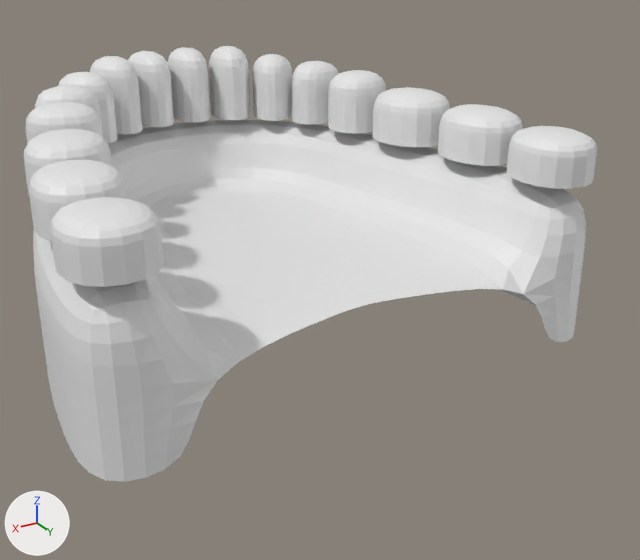
Before and after pictures for a commit that changed the Blender file humanMale.blend.
Rendered twice from a camera (50 mm lens) standing at (0.817, 1.176, 0.539) and looking at (-0.041, -0.254, -0.176). The lights are fixed; the arrows at lower left show +X, +Y and +Z.

Script lines for the objects in view, before the commit:
```python
me_cylinder_002 = bpy.data.meshes.new('Cylinder.002')
me_cylinder_002.from_pydata(...)  # 158 vertices, 121 faces; spans x 0.0..0.54, y -1.0..0.049, z -0.3..0.21
ob_cylinder = bpy.data.objects.new('Cylinder', me_cylinder_002)
ob_cylinder.location = (0.0, 0.0, 0.0)
_m = ob_cylinder.modifiers.new('Mirror', 'MIRROR')
_m.use_clip = True
_m = ob_cylinder.modifiers.new('Subsurf', 'SUBSURF')
_m.levels = 2
```
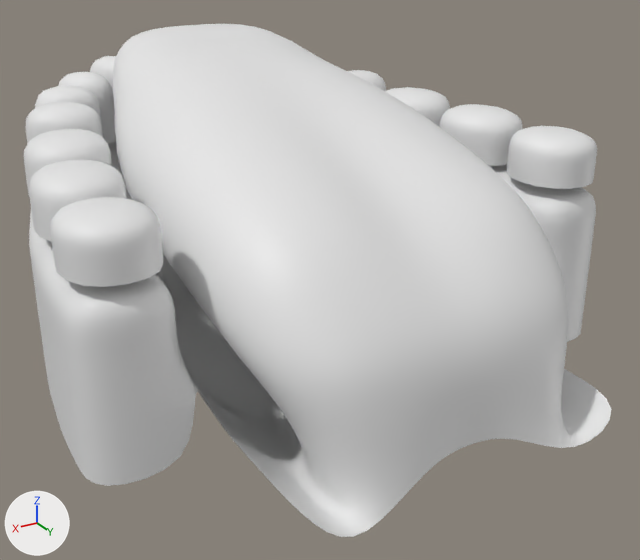
Changed parts and their boxes [x1, y1, x2, y2] in the pictures (640 x 560 px):
'Cylinder', reshaped (18% taller): before [24, 46, 597, 482]; after [24, 24, 612, 537]
part 1 of me_cylinder_002, built on: before [33, 120, 586, 480]; after [29, 24, 612, 537]
part 2 of me_cylinder_002, shading changed: before [31, 46, 584, 482]; after [31, 56, 589, 486]

The change, as a diff of the scene's bpy script:
```diff
--- a/humanMale.blend.py
+++ b/humanMale.blend.py
@@ me_cylinder_002 @@
 # used by ob_cylinder; location = (0.0, 0.0, 0.0)
-me_cylinder_002.from_pydata(...)  # 158 vertices, 121 faces; spans x 0.0..0.54, y -1.0..0.049, z -0.3..0.21
+me_cylinder_002.from_pydata(...)  # 353 vertices, 300 faces; spans x 0.0..0.54, y -1.0..0.326, z -0.393..0.305
+# me_cylinder_002 part 1
+# 12 vertices are removed from x 0.0..0.262, y -0.719..-0.032, z -0.133
+# 48 faces are deleted
+# 9 vertices move from x 0.0..0.221, y -0.832..-0.019, z -0.133 to x 0.0..0.343, y -0.811..0.038, z -0.26..-0.045
+# 193 vertices are added at x 0.0..0.536, y -0.99..0.326, z -0.393..0.305
+# 14 new vertices lie (0.0, 0.0, -0.078) away from vertices in x 0.0..0.54, y -1.0..0.049, z 0.023
+# 227 new faces join them
+# me_cylinder_002 part 2: 73 kept faces spanning x 0.001..0.54, y -1.0..0.049, z -0.3..0.21 are now shaded smooth
```
